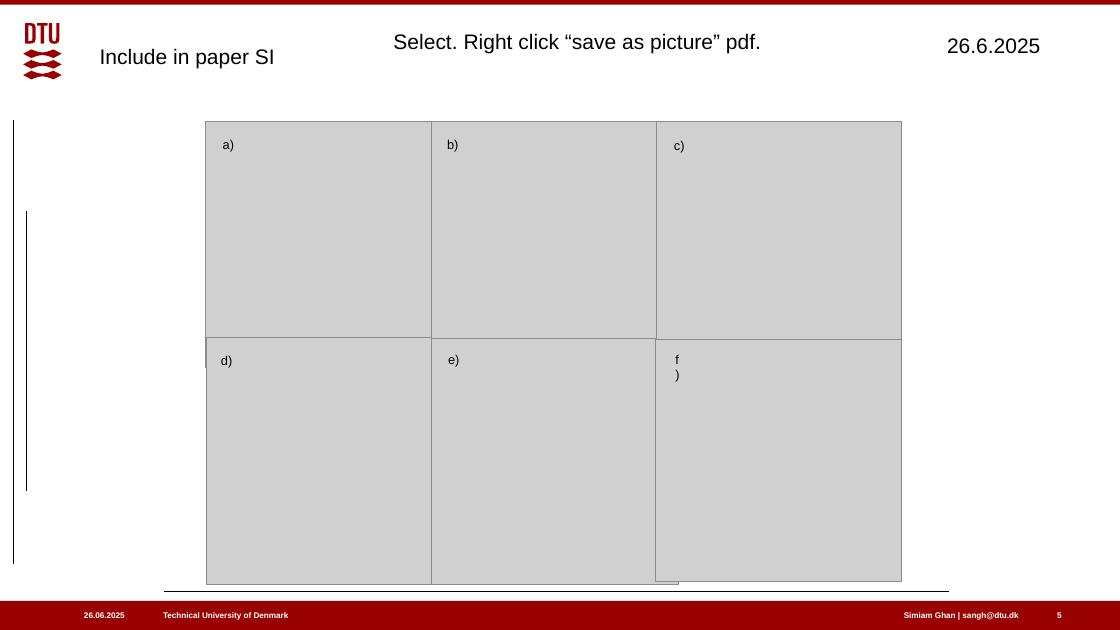
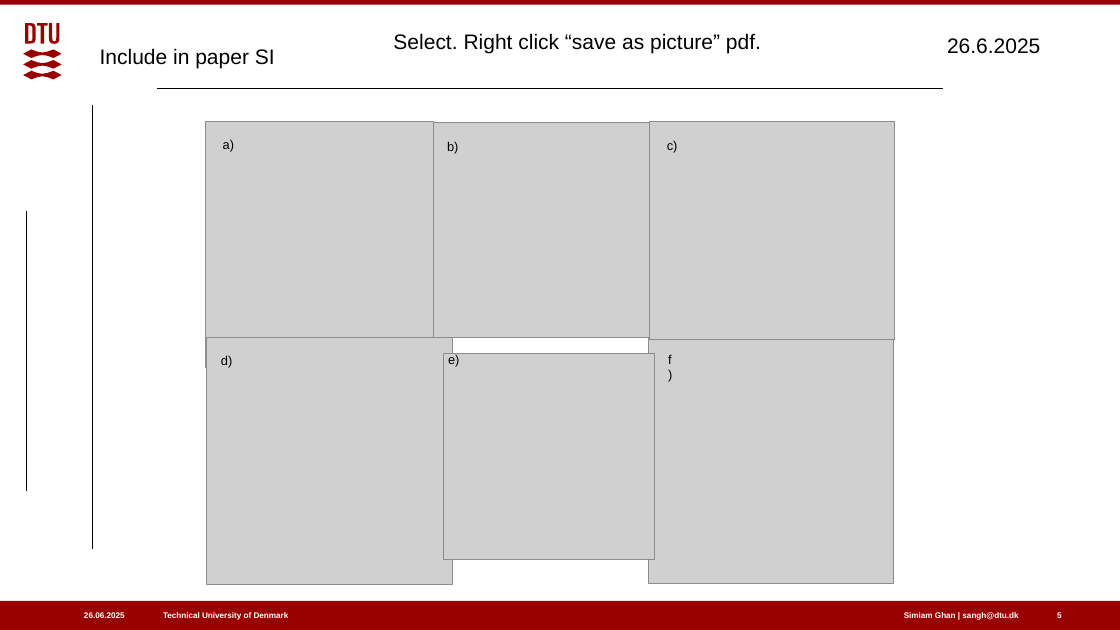
Before and after one commit to CatTheoryDTU/Alkaline_HER_descriptors, a slide deck: slide 5 of Figures/Simiam/combine/combine_images.pptx. Drawn at 1120x630 pixels with LibreOffice and Linux fonts; fonts in the diff are those of the drawing; grey boxes stand for pictures. Boxes give left, top, right and bottom in pixels: in the first picture for what was removed or moved away, otherwise in the second. Text is boxed around its words. In the diff, an @@ line names an element or a change of style, - is before the commit and + after.

Commit message:
update

```diff
--- a/Figures/Simiam/combine/combine_images.pptx
+++ b/Figures/Simiam/combine/combine_images.pptx
@@ line moved from (164, 592) - (949, 592) to (157, 88) - (943, 88) @@
@@ line moved from (13, 120) - (13, 564) to (92, 105) - (92, 549) @@
@@ picture resized from (x1=205, y1=121, x2=451, y2=367) to (x1=205, y1=121, x2=433, y2=367) @@
@@ picture resized from (x1=432, y1=122, x2=678, y2=339) to (x1=434, y1=122, x2=654, y2=338) @@
@@ picture moved from (x1=657, y1=122, x2=902, y2=339) to (x1=649, y1=122, x2=895, y2=339) @@
@@ picture resized from (x1=432, y1=338, x2=678, y2=584) to (x1=444, y1=354, x2=654, y2=560) @@
@@ 2 texts, 1 picture moved together from (x1=656, y1=141, x2=902, y2=582) to (x1=649, y1=140, x2=894, y2=584) @@
```
